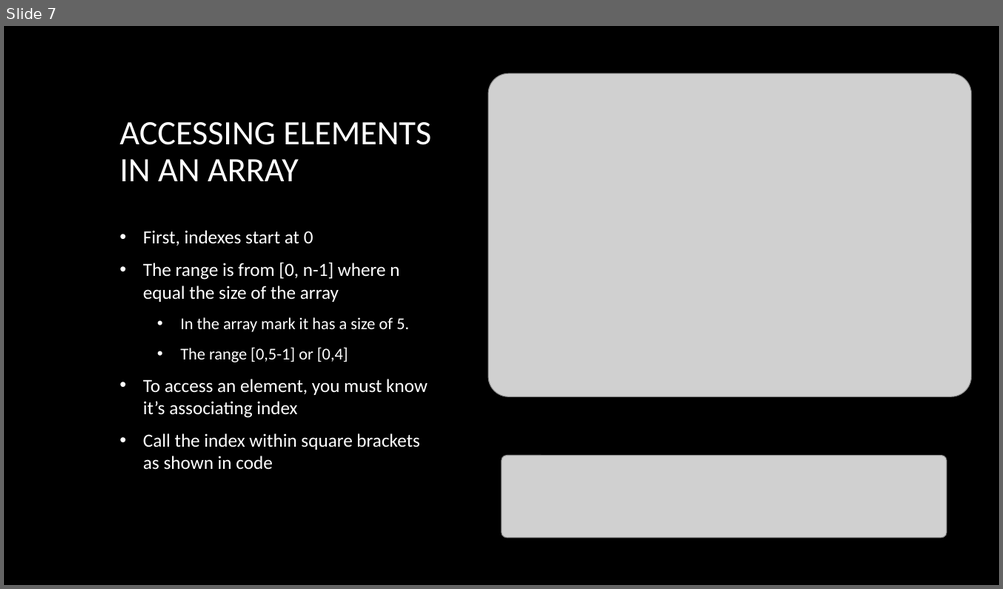
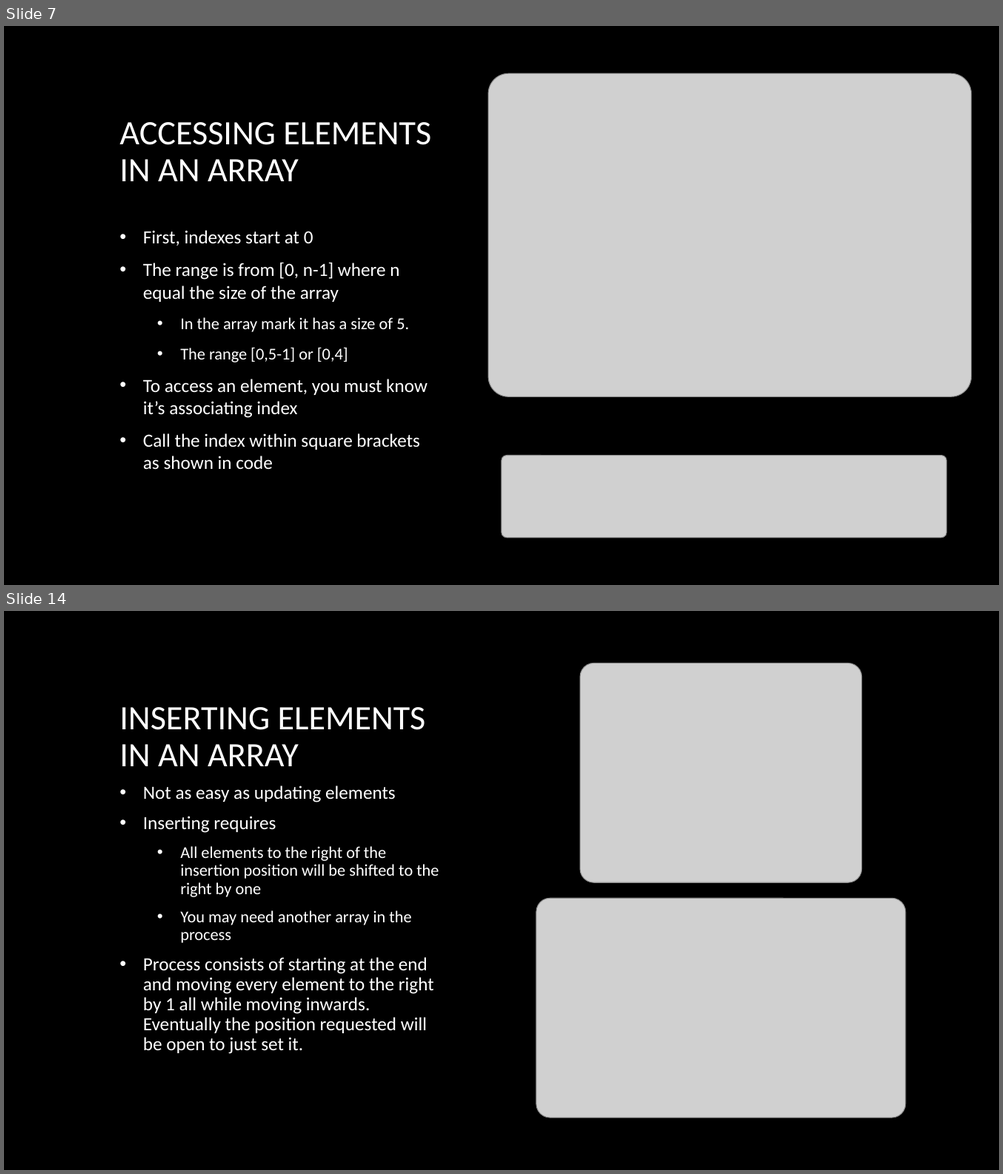
Before and after one commit to fopineda/C-Class, a slide deck: C-Course/Slides/Section6-Arrays.pptx. Shown one above the other, each under a label of ours: slide 7 before the commit, slides 7 and 14 after it; the slides between them are not shown. The pictures are 1003x589 and 1003x1174 pixels, drawn with LibreOffice and Linux fonts; fonts in the diff are those of the drawing; grey boxes stand for pictures; background and template pictures are left out. Boxes give left, top, right and bottom in pixels: in the first picture for what was removed or moved away, otherwise in the second. Text is boxed around its words. In the diff, an @@ line names an element or a change of style, - is before the commit and + after.

Commit message:
Finished Section6-Arrays

```diff
--- a/C-Course/Slides/Section6-Arrays.pptx
+++ b/C-Course/Slides/Section6-Arrays.pptx
@@ slide 14 added at (x1=4, y1=611, x2=999, y2=1170), background picture (left out) @@
@@ picture added at (x1=580, y1=664, x2=861, y2=883) @@
@@ title added at (x1=119, y1=707, x2=426, y2=766), 33 pt, text #FFFFFF @@
+INSERTING ELEMENTS IN AN ARRAY
@@ text added at (x1=143, y1=786, x2=438, y2=1054), 18 pt, text #FFFFFF @@
+• Not as easy as updating elements
+• Inserting requires
+  • All elements to the right of the insertion position will be shifted to the right by one
+  • You may need another array in the process
+• Process consists of starting at the end and moving every element to the right by 1 all while moving inwards. Eventually the position requested will be open to just set it.
@@ picture added at (x1=536, y1=898, x2=905, y2=1118) @@
```
Also in this commit, not shown: 5 slides changed, 5 other slides added, 2 slides removed, 13 other files.
